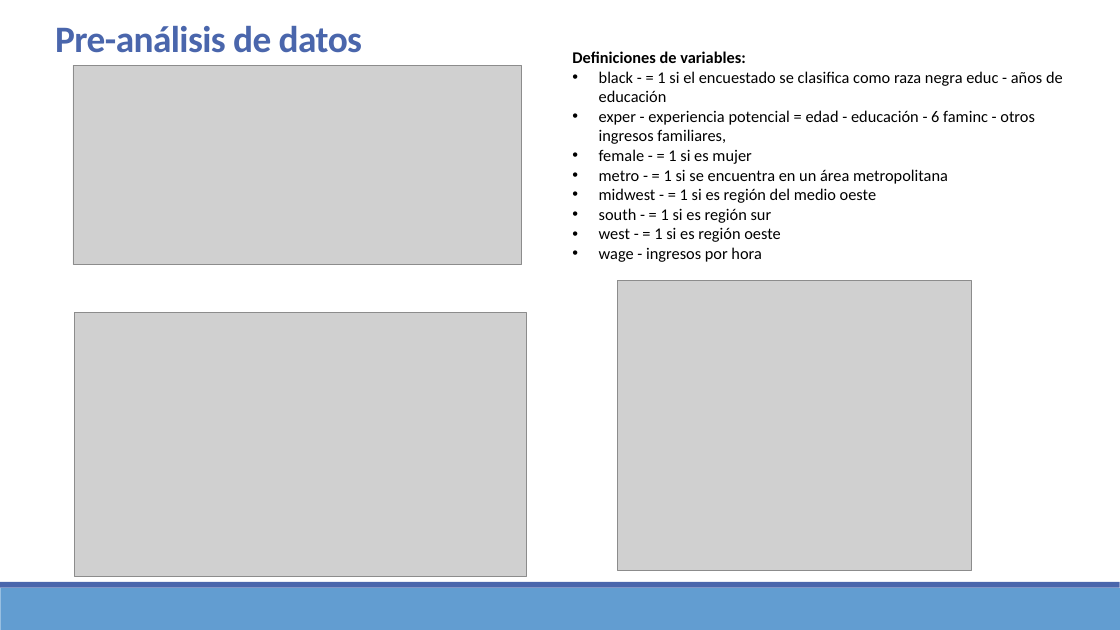
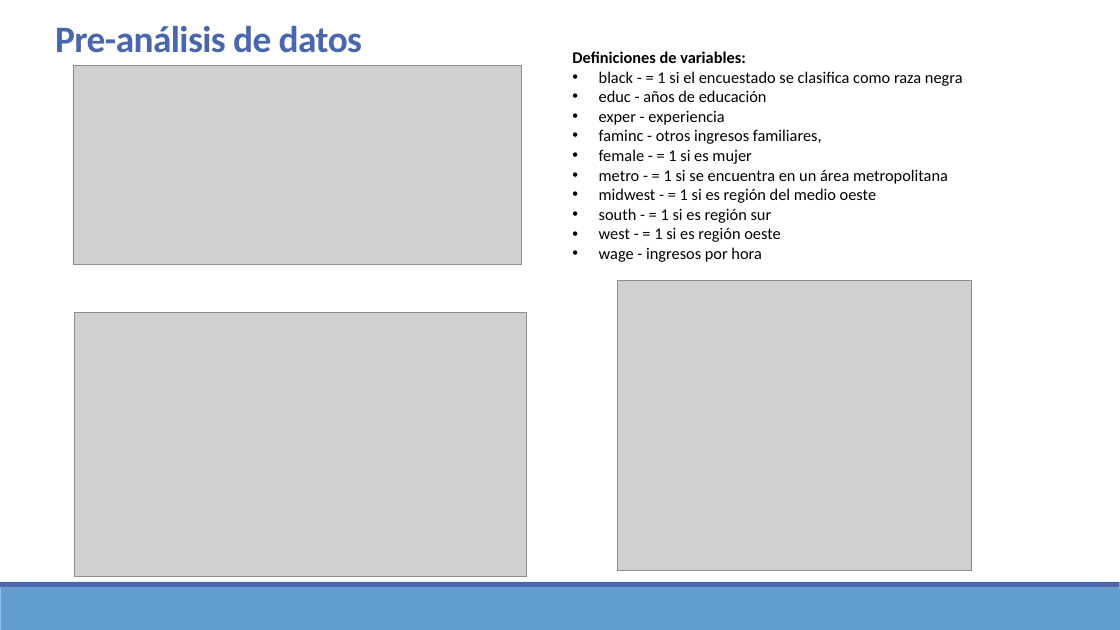
Before and after one commit to Sergio-Ibarra-1795/MIS_Regresion_GitHub, a slide deck: slide 4 of Mod_Lineales_Examen_a_casa_v1_1.pptx. Drawn at 1120x630 pixels with LibreOffice and Linux fonts; fonts in the diff are those of the drawing; grey boxes stand for pictures. Boxes give left, top, right and bottom in pixels: in the first picture for what was removed or moved away, otherwise in the second. Text is boxed around its words. In the diff, an @@ line names an element or a change of style, - is before the commit and + after.

```diff
--- a/Mod_Lineales_Examen_a_casa_v1_1.pptx
+++ b/Mod_Lineales_Examen_a_casa_v1_1.pptx
@@ text at (x1=599, y1=71, x2=963, y2=144): text changed @@
-• black - = 1 si el encuestado se clasifica como raza negra educ - años de educación
-• exper - experiencia potencial = edad - educación - 6 faminc - otros ingresos familiares,
+• black - = 1 si el encuestado se clasifica como raza negra
+• educ - años de educación
+• exper - experiencia
+• faminc - otros ingresos familiares,
```
Also in this commit, not shown: 1 other slide changed, 1 other file.
